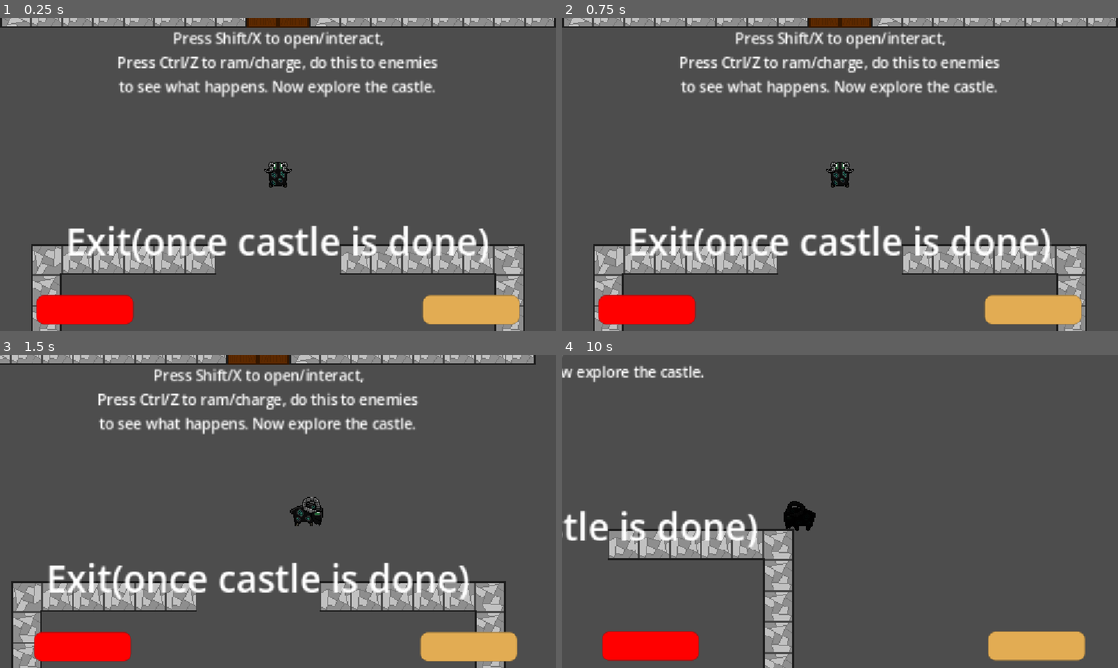
Above: before the commit, frames 1-4 (two rows, left to right).
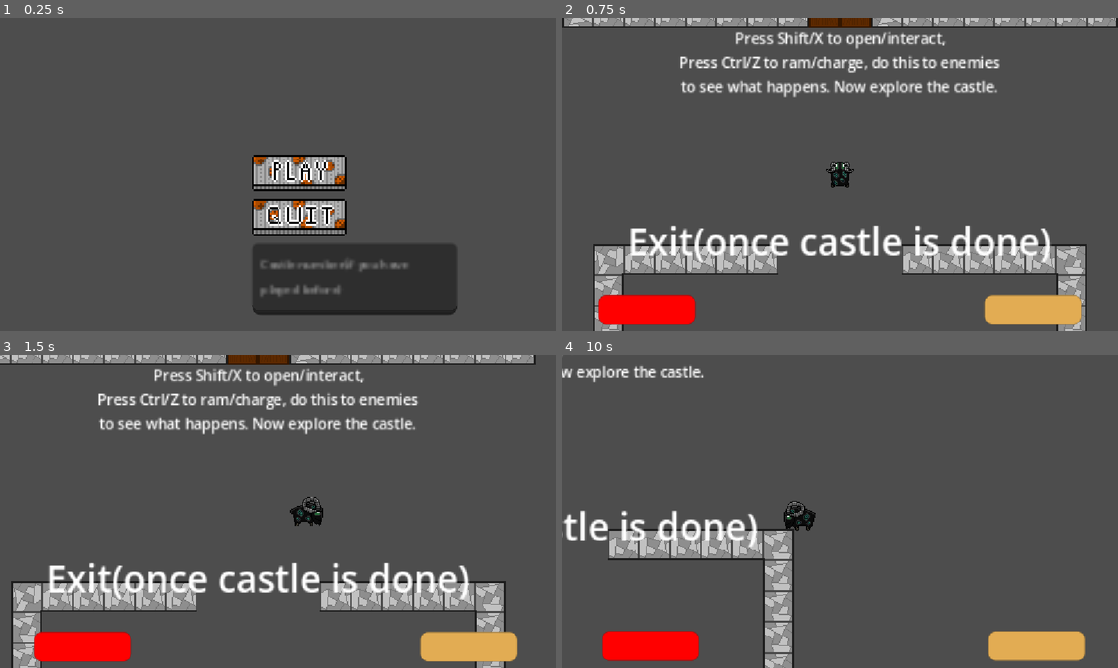
Above: after the commit, the same moments.

Repository: Jagdoggo/Godot-Wild-Jam-Game
Game: Godot game, scene res://main_menu.tscn
Two runs of this game, one before a commit and one after it. Both use one fixed random seed, a clock stepped at 60 frames per second and the inputs below. Before the commit the project starts from res://castle.tscn.
Inputs (mouse positions are in pixels of both pictures, inside the frame that each line leads up to):
- Up to frame 1 (0.25 s): no input
- Up to frame 2 (0.75 s): click (917, 171) at 0.52 s
- Up to frame 3 (1.5 s): tap Enter at 1.25 s; hold D (Right) from 1.28 s (still down); tap X (Action) at 1.35 s
- Up to frame 4 (10 s): release D (Right) at 2.03 s; hold S (Down) 2.03-2.78 s; tap X (Action) every 0.75 s from 2.1 to 9.6 s; hold D (Right) 2.78-3.53 s; hold W (Up) 3.53-4.28 s; hold A (Left) 4.28-5.78 s; hold S (Down) 5.78-6.53 s; hold D (Right) 6.53-7.28 s; hold W (Up) 7.28-8.03 s; hold D (Right) 8.03-8.78 s; hold S (Down) 8.78-9.53 s; hold A (Left) from 9.53 s (still down)

The runs differ from the first frame. In frame 1, 27% of the frame differs, in the area x 0-100%, y 0-100%; in frame 2, nothing differs; in frame 3, nothing differs; in frame 4, 0.1%.

Commit message:
Buttons and STUFF

Diff:
--- a/castle.gd
+++ b/castle.gd
@@ -53,7 +53,7 @@
 		if tile.room.is_loot_room and randi_range(1,loot_room_chance) == 1:
 			var loot = loot_scene.instantiate()
 			loot.position = (start_position+(tile.pos*4)+Vector2i(2,2)) * tileset.tile_size
-			loot.loot_level = (tile.iteration / 500) + 1
+			loot.loot_level = ((tile.iteration / 500) + 1) * Global.dungeon_level + 1
 			add_child(loot)
 		var area = room_area_scene.instantiate()
 		area.enemies = tile.iteration / 1000 + randi_range(-5,1)
--- a/loot.gd
+++ b/loot.gd
@@ -9,8 +9,8 @@
 var player : CharacterBody2D
 
 func _ready() -> void:
-	if loot_level <= sprites.size():
-		sprites[loot_level-1].visible = true
+	if loot_level/(Global.dungeon_level+1) <= sprites.size():
+		sprites[(loot_level/(Global.dungeon_level+1))-1].visible = true
 
 func _process(delta: float) -> void:
 	label.text = str(loot_level)
@@ -18,8 +18,8 @@
 		for body in open_area.get_overlapping_bodies():
 			if body.name == "Player":
 				player = body
-				if loot_level <= sprites.size():
-					sprites[loot_level-1].play("open")
+				if loot_level/(Global.dungeon_level+1) <= sprites.size():
+					sprites[(loot_level/(Global.dungeon_level+1))-1].play("open")
 
 func _on_sprite_animation_finished() -> void:
 	$SFX.play()
--- /dev/null
+++ b/main_menu.gd
@@ -0,0 +1,11 @@
+extends Control
+
+@onready var text_edit: TextEdit = $VBoxContainer/TextEdit
+
+func _on_play_pressed() -> void:
+	if text_edit.text != "":
+		Global.dungeon_level = int(text_edit.text)-1
+	get_tree().change_scene_to_file("res://castle.tscn")
+
+func _on_quit_pressed() -> void:
+	get_tree().quit()
--- /dev/null
+++ b/main_menu.tscn
@@ -0,0 +1,57 @@
+[gd_scene format=3 uid="uid://ekd5pks64x5i"]
+
+[ext_resource type="Texture2D" uid="uid://dnvdgonh2gji3" path="res://Assets/Buttons/PlayButton1.png" id="1_fu7sn"]
+[ext_resource type="Script" uid="uid://c3d2gr26yo5k7" path="res://main_menu.gd" id="1_qe12f"]
+[ext_resource type="Texture2D" uid="uid://c0ccfqvx0womx" path="res://Assets/Buttons/PlayButton3.png" id="2_jix8l"]
+[ext_resource type="Texture2D" uid="uid://d17a4v8ajqtd2" path="res://Assets/Buttons/PlayButton2.png" id="3_glbon"]
+[ext_resource type="Texture2D" uid="uid://ba1r0owiotcx4" path="res://Assets/Buttons/QuestButton1.png" id="4_nlkkf"]
+[ext_resource type="Texture2D" uid="uid://ofpi8ms2bioe" path="res://Assets/Buttons/QuestButton3.png" id="5_qe12f"]
+[ext_resource type="Texture2D" uid="uid://cp3ik7ff2hhqy" path="res://Assets/Buttons/QuestButton2.png" id="6_8qtwp"]
+
+[node name="Main Menu" type="Control" unique_id=1722781165]
+layout_mode = 3
+anchors_preset = 15
+anchor_right = 1.0
+anchor_bottom = 1.0
+grow_horizontal = 2
+grow_vertical = 2
+script = ExtResource("1_qe12f")
+
+[node name="VBoxContainer" type="VBoxContainer" parent="." unique_id=1876072770]
+layout_mode = 1
+anchors_preset = 8
+anchor_left = 0.5
+anchor_top = 0.5
+anchor_right = 0.5
+anchor_bottom = 0.5
+offset_left = -53.0
+offset_top = -41.5
+offset_right = 53.0
+offset_bottom = 41.5
+grow_horizontal = 2
+grow_vertical = 2
+scale = Vector2(4, 4)
+
+[node name="Play" type="TextureButton" parent="VBoxContainer" unique_id=1487554848]
+texture_filter = 1
+layout_mode = 2
+texture_normal = ExtResource("1_fu7sn")
+texture_pressed = ExtResource("2_jix8l")
+texture_hover = ExtResource("3_glbon")
+
+[node name="Quit" type="TextureButton" parent="VBoxContainer" unique_id=1316700675]
+texture_filter = 1
+layout_mode = 2
+texture_normal = ExtResource("4_nlkkf")
+texture_pressed = ExtResource("5_qe12f")
+texture_hover = ExtResource("6_8qtwp")
+
+[node name="TextEdit" type="TextEdit" parent="VBoxContainer" unique_id=689690249]
+custom_minimum_size = Vector2(105.755, 36.585)
+layout_mode = 2
+theme_override_font_sizes/font_size = 6
+placeholder_text = "Castle number(if you have played before)"
+wrap_mode = 1
+
+[connection signal="pressed" from="VBoxContainer/Play" to="." method="_on_play_pressed"]
+[connection signal="pressed" from="VBoxContainer/Quit" to="." method="_on_quit_pressed"]
--- a/player.tscn
+++ b/player.tscn
@@ -134,6 +134,7 @@
 
 [node name="Player" type="CharacterBody2D" unique_id=1466057793]
 script = ExtResource("1_onrkg")
+cheating = true
 
 [node name="CollisionShape2D" type="CollisionShape2D" parent="." unique_id=100435110]
 shape = SubResource("CircleShape2D_231t4")
--- a/project.godot
+++ b/project.godot
@@ -11,7 +11,7 @@
 [application]
 
 config/name="Godot Wild Jam Game"
-run/main_scene="uid://c5awxt3h23xve"
+run/main_scene="uid://ekd5pks64x5i"
 config/features=PackedStringArray("4.7", "GL Compatibility")
 config/icon="res://icon.svg"
 
@@ -21,6 +21,7 @@
 
 [display]
 
+window/size/mode=3
 window/stretch/mode="canvas_items"
 window/stretch/aspect="expand"
 
Not shown, added: Assets/Buttons/NextCastleButton1.png.import
Not shown, added: Assets/Buttons/NextCastleButton2.png.import
Not shown, added: Assets/Buttons/NextCastleButton3.png.import
Not shown, added: Assets/Buttons/PlayButton1.png.import
Not shown, added: Assets/Buttons/PlayButton2.png.import
Not shown, added: Assets/Buttons/PlayButton3.png.import
Not shown, added: Assets/Buttons/QuestButton1.png.import
Not shown, added: Assets/Buttons/QuestButton2.png.import
Not shown, added: Assets/Buttons/QuestButton3.png.import
Not shown, added: Assets/Buttons/SettingsButton1.png.import
Not shown, added: Assets/Buttons/SettingsButton2.png.import
Not shown, added: Assets/Buttons/SettingsButton3.png.import
(and 1 more such lines)
